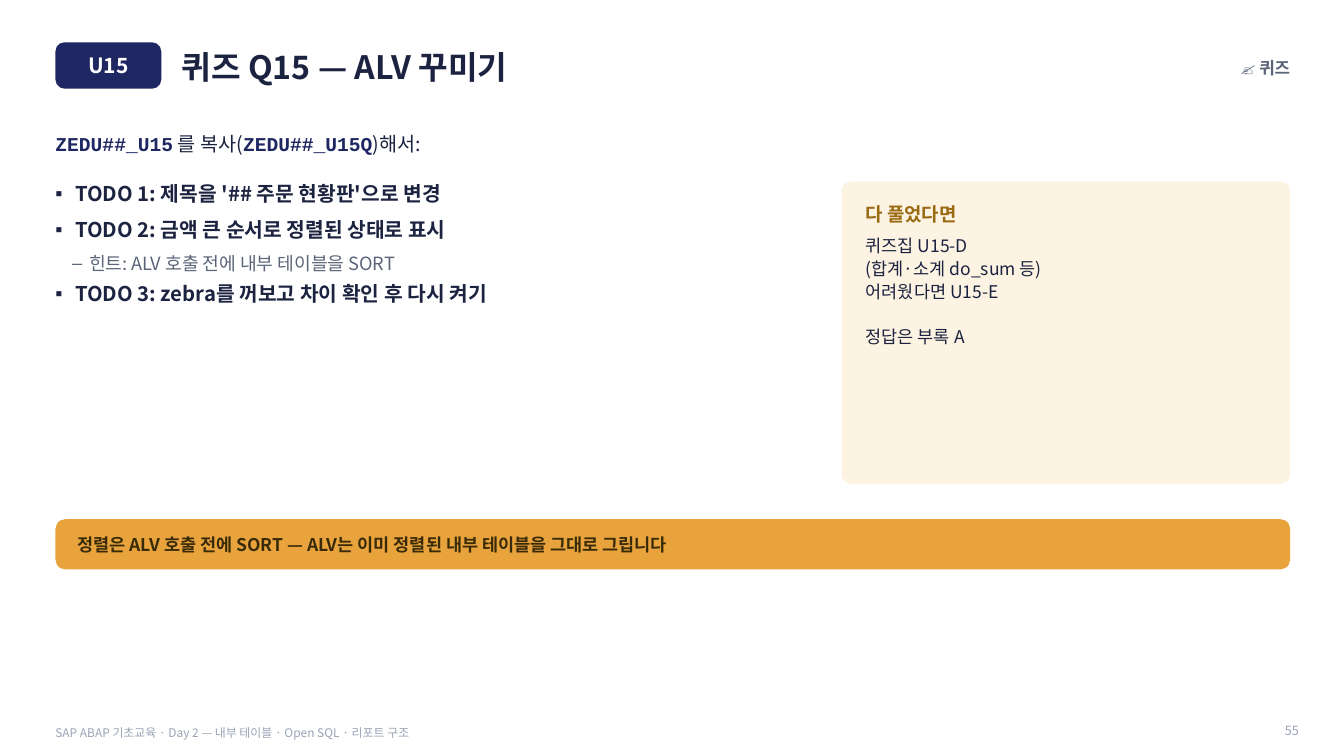
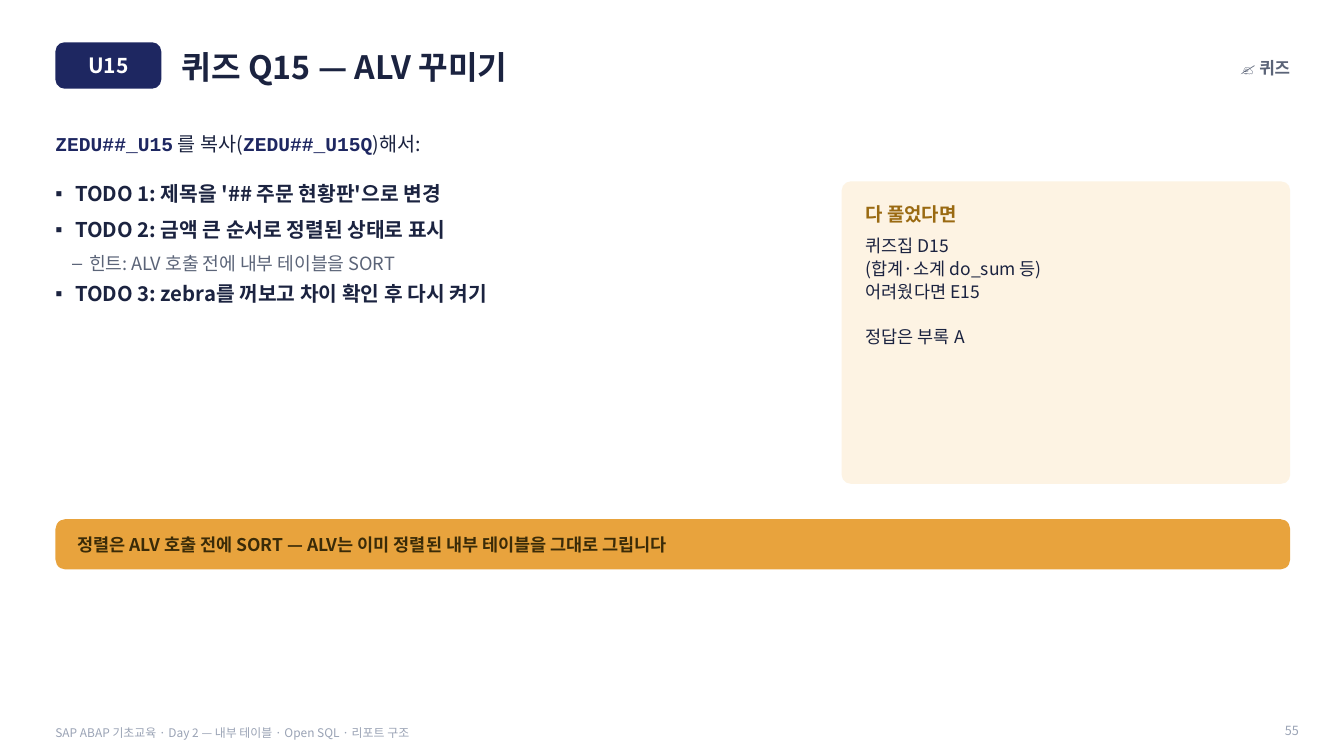
Before and after one commit to qdwe93/abap_beginner_2026, a slide deck: slide 55 of 50_슬라이드/SLIDES_Day2.pptx. Drawn at 1344x756 pixels with LibreOffice and Linux fonts; fonts in the diff are those of the drawing. Boxes give left, top, right and bottom in pixels: in the first picture for what was removed or moved away, otherwise in the second. Text is boxed around its words. In the diff, an @@ line names an element or a change of style, - is before the commit and + after.

```diff
--- a/50_슬라이드/SLIDES_Day2.pptx
+++ b/50_슬라이드/SLIDES_Day2.pptx
@@ text at (866,237,949,254): text changed @@
-퀴즈집 U15-D
+퀴즈집 D15
@@ text at (866,283,980,300): text changed @@
-어려웠다면 U15-E
+어려웠다면 E15
```
Also in this commit, not shown: 8 other slides changed, 6 other files.
